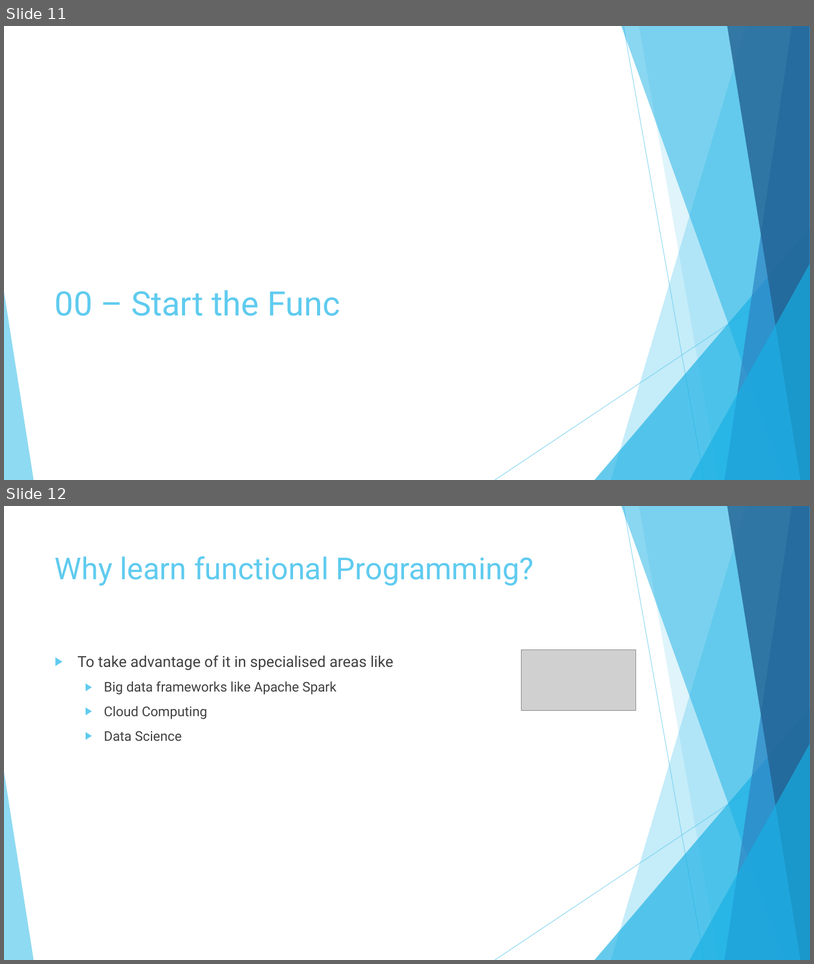
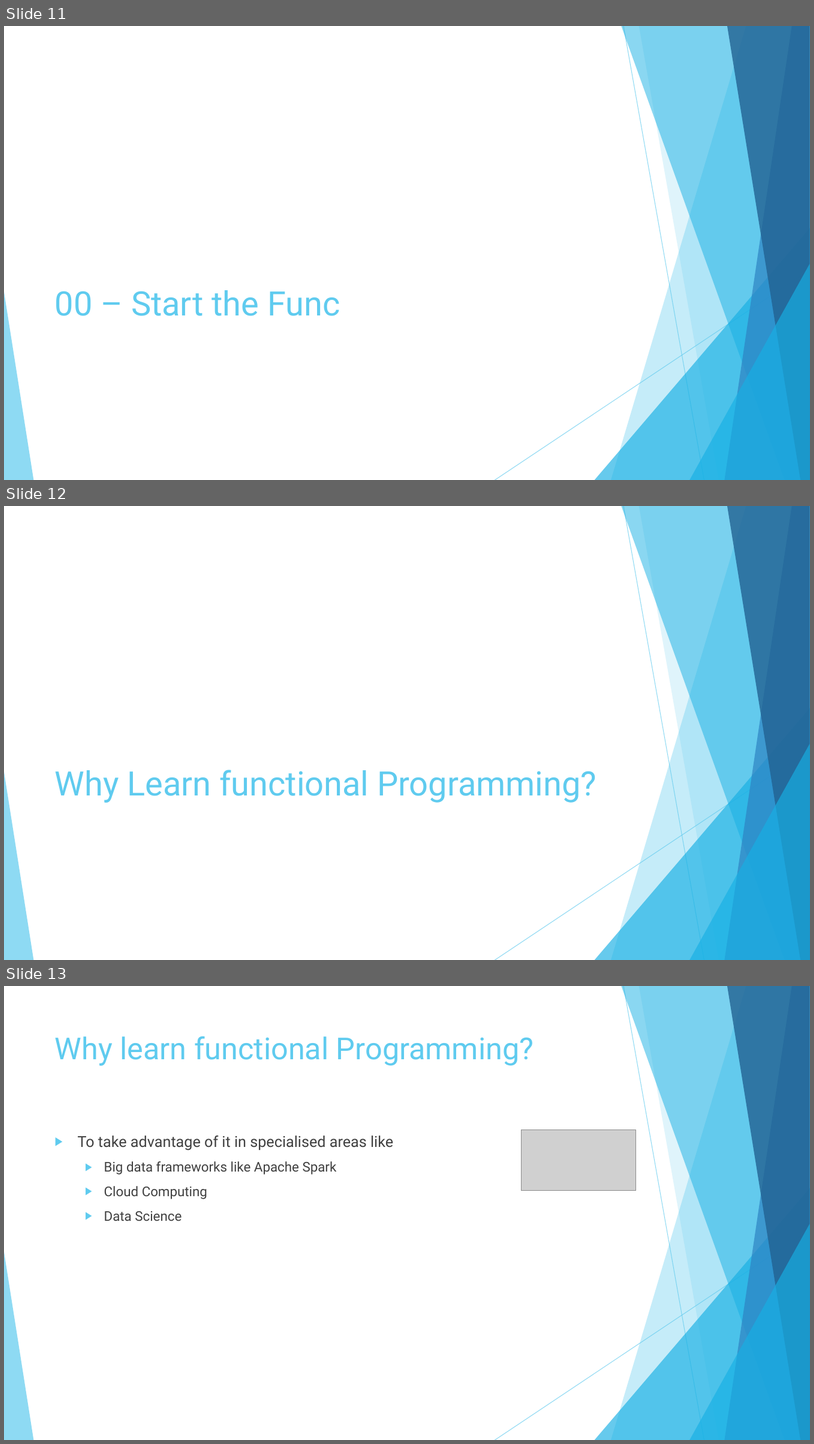
Before and after one commit to j1ebbinflow/FuncCourse, a slide deck: Topics/00 - Start the Func/Functional First Programming with F#.pptx. Shown one above the other, each under a label of ours: slides 11 and 12 before the commit, slides 11, 12 and 13 after it. The pictures are 814x964 and 814x1444 pixels, drawn with LibreOffice and Linux fonts; fonts in the diff are those of the drawing; grey boxes stand for pictures. Boxes give left, top, right and bottom in pixels: in the first picture for what was removed or moved away, otherwise in the second. Text is boxed around its words. In the diff, an @@ line names an element or a change of style, - is before the commit and + after.

```diff
--- a/Topics/00 - Start the Func/Functional First Programming with F#.pptx
+++ b/Topics/00 - Start the Func/Functional First Programming with F#.pptx
@@ slide 12 added at [4, 506, 810, 960], background #FFFFFF; not listed: 10 template elements that a slide beside it also shows @@
@@ title added at [55, 769, 597, 802], 40 pt, text #5FCBEF @@
+Why Learn functional Programming?
@@ what was slide 12 is now slide 13 @@
```
Also in this commit, not shown: 4 slides changed, 1 other slide added.
